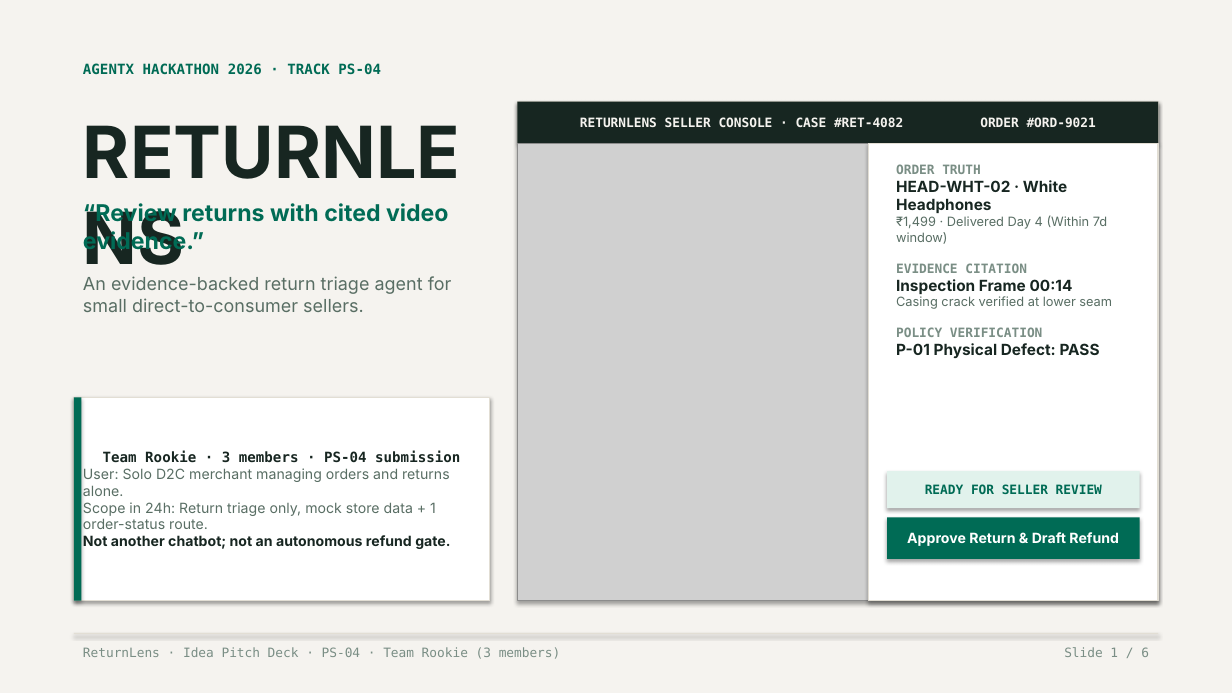
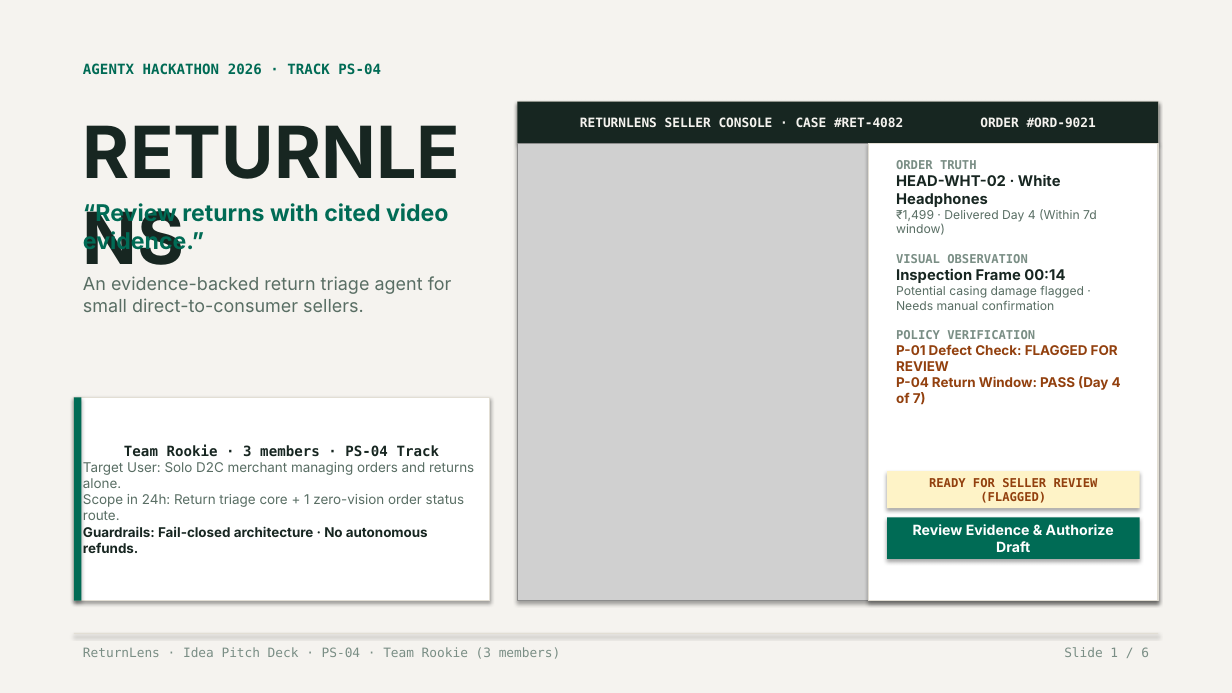
Before and after one commit to lenamkhanhh/hack4hack, a slide deck: slide 1 of ReturnLens_v4.pptx. Drawn at 1232x693 pixels with LibreOffice and Linux fonts; fonts in the diff are those of the drawing; grey boxes stand for pictures. Boxes give left, top, right and bottom in pixels: in the first picture for what was removed or moved away, otherwise in the second. Text is boxed around its words. In the diff, an @@ line names an element or a change of style, - is before the commit and + after.

```diff
--- a/ReturnLens_v4.pptx
+++ b/ReturnLens_v4.pptx
@@ text at box(896, 160, 1097, 339): size 10 to 9.5 pt in "ORDER TRUTH", "₹1,499 · Delivered Day 4 (Within 7d ...", "POLICY VERIFICATION"; size 12 to 11.5 pt in "HEAD-WHT-02 · White Headphones", "Inspection Frame 00:14" @@
@@ text at box(896, 254, 1028, 263): text changed; size 10 to 9.5 pt @@
-EVIDENCE CITATION
+VISUAL OBSERVATION
@@ text at box(896, 286, 1084, 310): text changed; size 10 to 9.5 pt @@
-Casing crack verified at lower seam
+Potential casing damage flagged · Needs manual confirmation
@@ text at box(896, 344, 1121, 405): text changed; size 12 to 10.5 pt; text colour #172621 to #92400E @@
-P-01 Physical Defect: PASS
+P-01 Defect Check: FLAGGED FOR REVIEW
+P-04 Return Window: PASS (Day 4 of 7)
@@ text in rectangle at box(83, 444, 474, 553): text changed; size 11 to 10.5 pt @@
-Team Rookie · 3 members · PS-04 submission
-User: Solo D2C merchant managing orders and returns alone.
-Scope in 24h: Return triage only, mock store data + 1 order-status route.
-Not another chatbot; not an autonomous refund gate.
+Team Rookie · 3 members · PS-04 Track
+Target User: Solo D2C merchant managing orders and returns alone.
+Scope in 24h: Return triage core + 1 zero-vision order status route.
+Guardrails: Fail-closed architecture · No autonomous refunds.
@@ rectangle "READY FOR SELLER REVIEW (FLAGGED)" at box(887, 471, 1140, 508): fill #E1F2EC to #FEF3C7 @@
@@ text in rectangle at box(929, 478, 1098, 503): text changed; size 10 to 9.5 pt; text colour #006B55 to #92400E @@
-READY FOR SELLER REVIEW
+READY FOR SELLER REVIEW (FLAGGED)
@@ text in rectangle at box(913, 524, 1114, 552): text changed @@
-Approve Return & Draft Refund
+Review Evidence & Authorize Draft
```
Also in this commit, not shown: 5 other slides changed, 19 other files.
